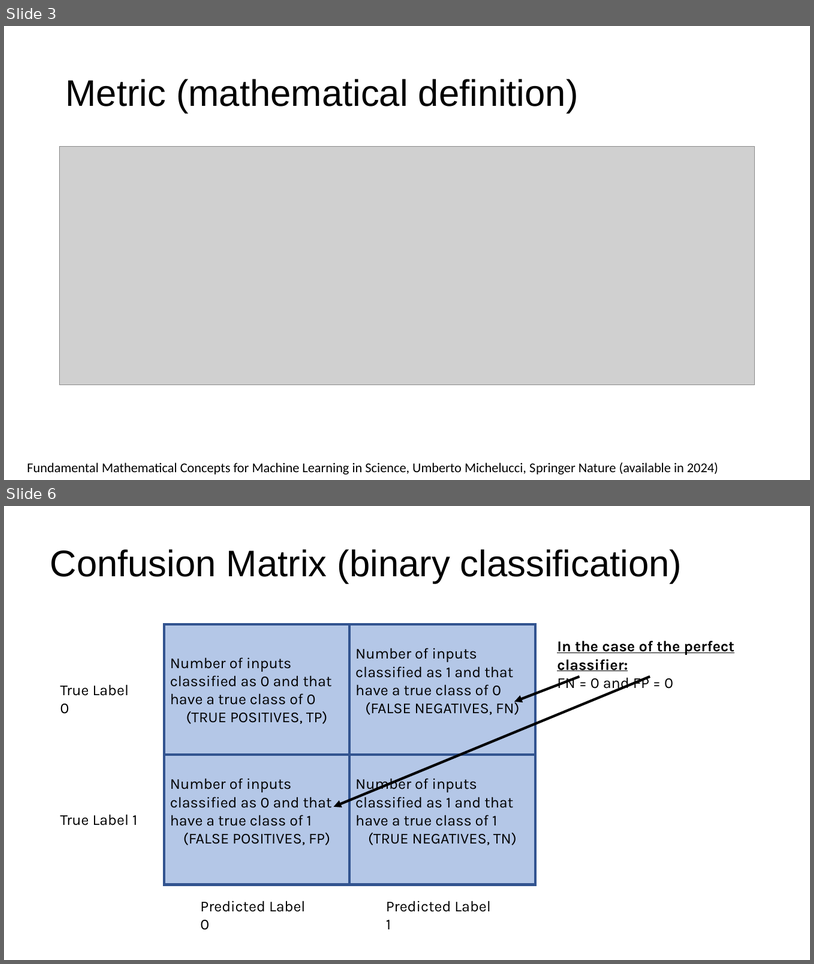
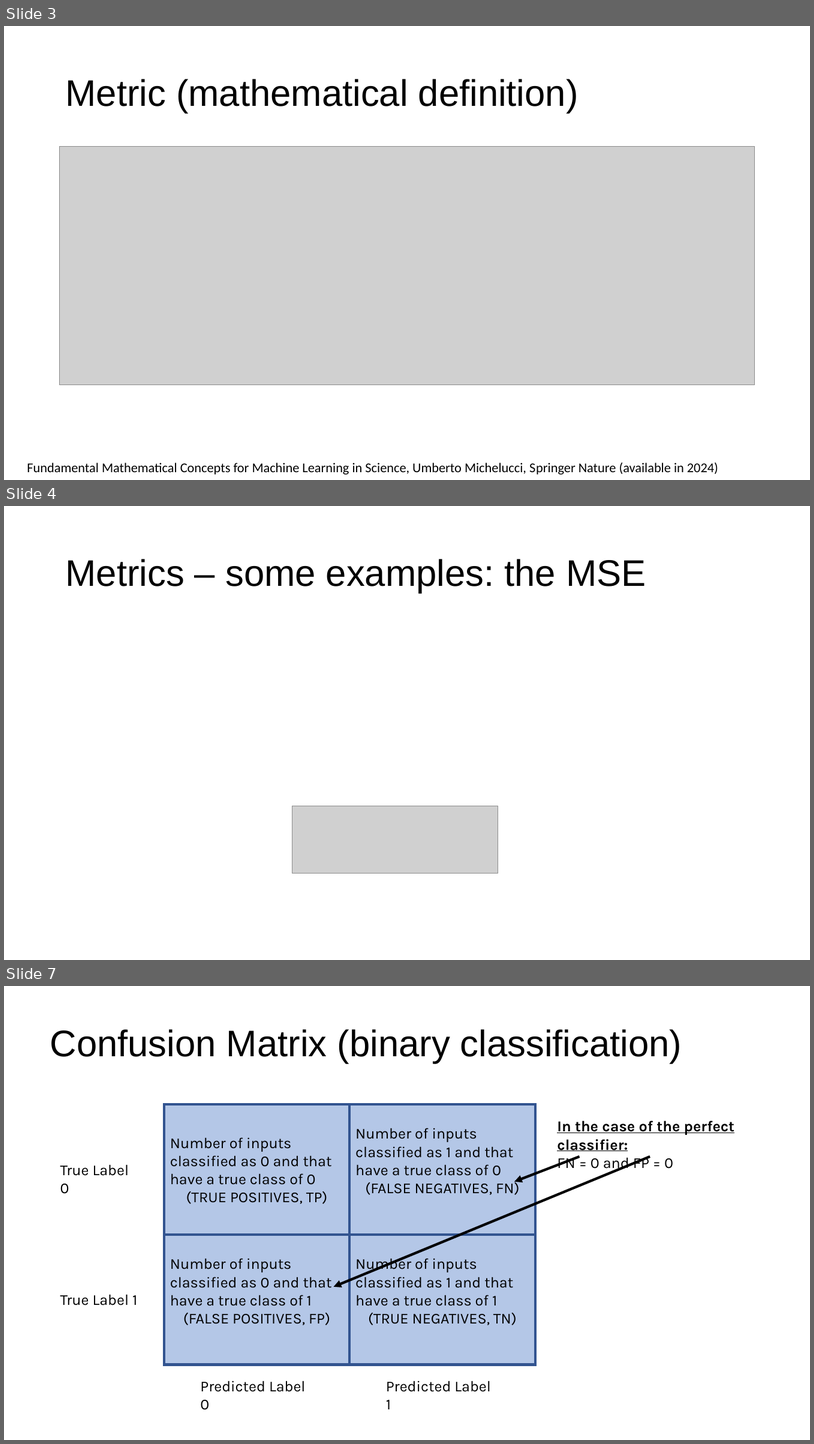
Before and after one commit to toelt-llc/MACHINE-LEARNING-SCHOOL-INAF, a slide deck: DAY1/06 - Machine Learning Metrics/machine_learning_metrics_lecture.pptx. Shown one above the other, each under a label of ours: slides 3 and 6 before the commit, slides 3, 4 and 7 after it; the slides between them are not shown. The pictures are 814x964 and 814x1444 pixels, drawn with LibreOffice and Linux fonts; fonts in the diff are those of the drawing; grey boxes stand for pictures. Boxes give left, top, right and bottom in pixels: in the first picture for what was removed or moved away, otherwise in the second. Text is boxed around its words. In the diff, an @@ line names an element or a change of style, - is before the commit and + after.

```diff
--- a/DAY1/06 - Machine Learning Metrics/machine_learning_metrics_lecture.pptx
+++ b/DAY1/06 - Machine Learning Metrics/machine_learning_metrics_lecture.pptx
@@ slide 4 added at box(4, 506, 810, 960), background #FFFFFF @@
@@ title added at box(65, 559, 646, 593), 44 pt, text #000000 @@
+Metrics – some examples: the MSE
@@ picture added at box(293, 805, 499, 873) @@
@@ what was slide 6 is now slide 7 @@
```
Also in this commit, not shown: 3 other files.
